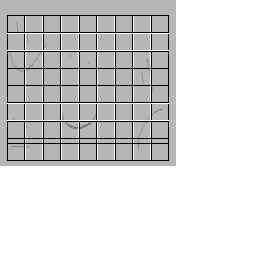
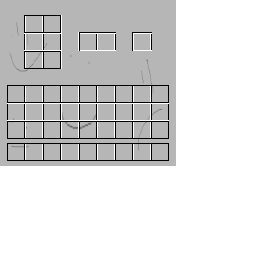
Revision of a layered 256×256 image; what changed, layer by layer:
painted on "Layer copy" over (7, 15, 169, 69)
painted on "Layer" over (7, 15, 169, 143)
